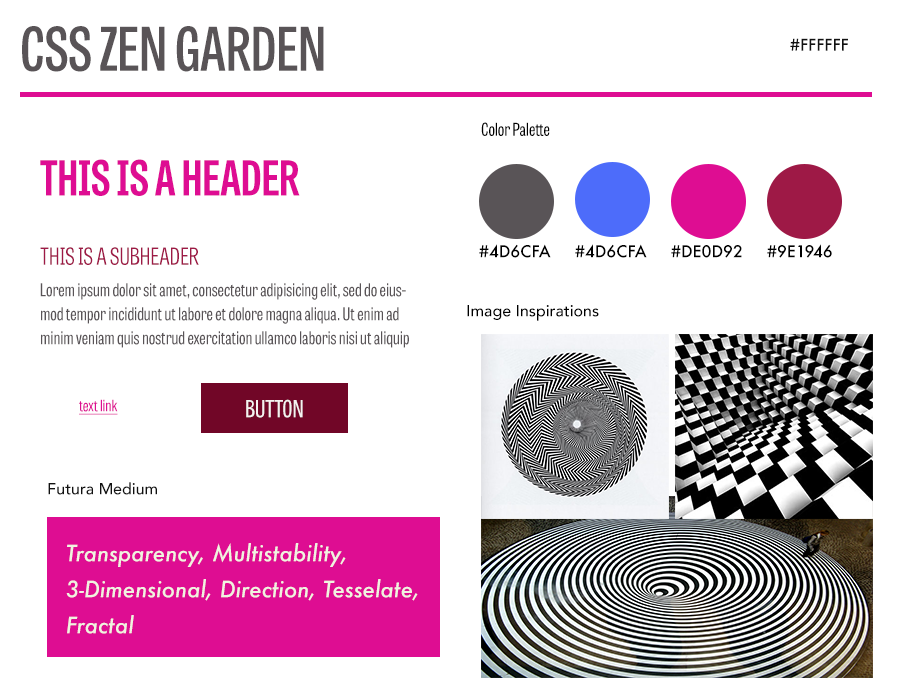
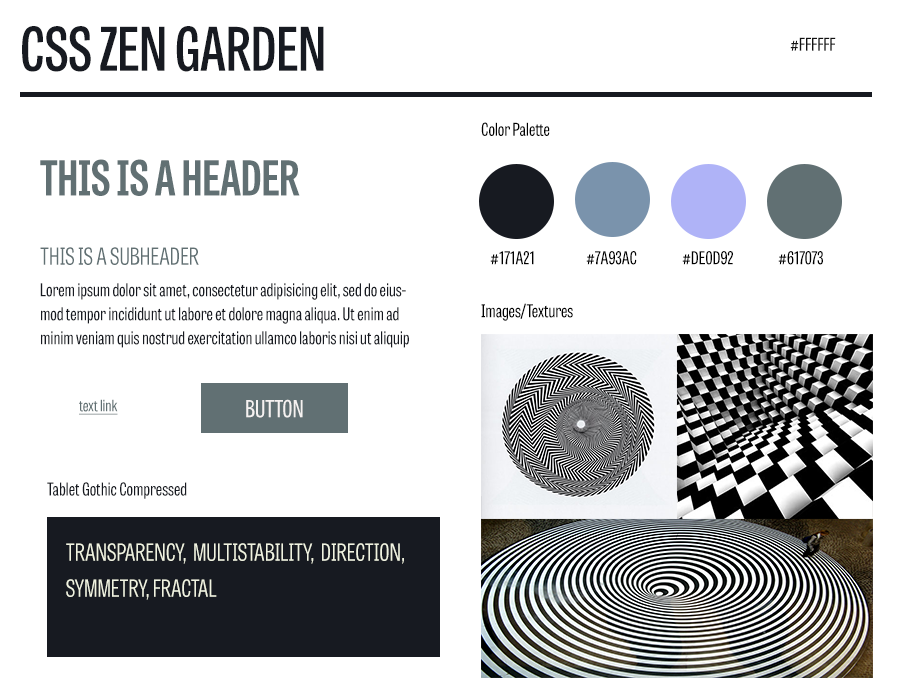
Two versions of the same layered image (w=900, h=700). Layer-by-layer changes:
painted on "Line" over [20, 92, 872, 97]
painted on "CSS ZEN GARDEN" over [22, 26, 324, 72]
renamed "fffbdf" to "Background", painted on it over [790, 37, 848, 51]
renamed "#9E1946" to "Color 4", painted on it over [767, 244, 832, 265]
renamed "#DE0D92" to "Color 3", painted on it over [671, 245, 742, 265]
renamed "#595457" to "Color 1", painted on it over [479, 244, 551, 265]
renamed "dark grey" to "black", painted on it over [479, 164, 554, 239]
renamed "#4d6cfA" to "Color 2", painted on it over [575, 244, 647, 265]
renamed "dark purple" to "grey", painted on it over [767, 164, 842, 239]
renamed "purple" to "light blue", painted on it over [671, 164, 746, 239]
renamed "bright-blue" to "blue-gray", painted on it over [575, 162, 650, 237]
painted on "blaze-1" over [482, 334, 677, 519]
renamed "Image Inspirations" to "Images/Textures", painted on it over [467, 303, 599, 321]
renamed "Futura Medium" to "Tablet Gothic Compressed", painted on it over [47, 482, 187, 499]
painted on "THIS IS A SUBHEADER" over [40, 247, 199, 265]
painted on "THIS IS A HEADER" over [40, 159, 300, 196]
painted on "text link" over [79, 399, 118, 415]
painted on "Lorem ipsum dolor sit amet, consectetur adipisicing elit, sed d" over [40, 283, 409, 348]
painted on "Rectangle 2" over [201, 383, 348, 433]
renamed "Transparency, Multistability, 3-Dimensional, Direction, Tessel" to "TRANSPARENCY, MULTISTABILITY, DIRECTION, SYMMETRY, FRACTAL", painted on it over [66, 543, 418, 634]
painted on "Rectangle 1" over [47, 517, 440, 657]
